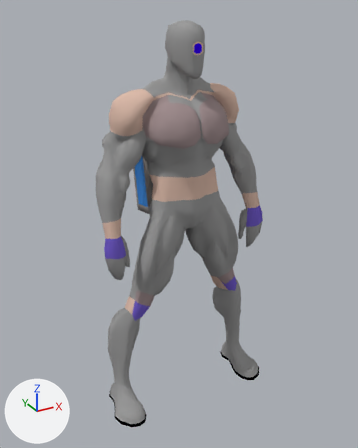
Renders of the Blender file Badass_Upgrade/DESIGN/GrupoB/Enemies/Enemy_03/enemy3_v2.blend from each side of a commit.
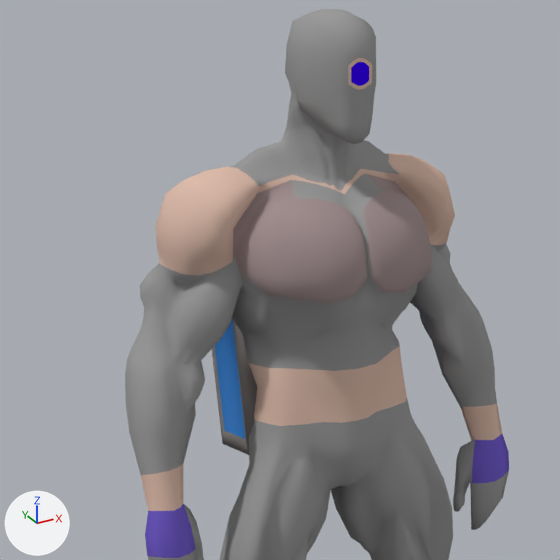
There are two pictures of each version: one whole from a 50 mm camera at (-4.79, -8.36, 8.5) aimed at (0.08, 0.49, 4.07), one close up on the part from 11% to 80% of the width and 4% to 58% of the height. Every picture has the same lights, and +X, +Y and +Z are marked at lower left.

In view in the first close-up: 'Robot'.
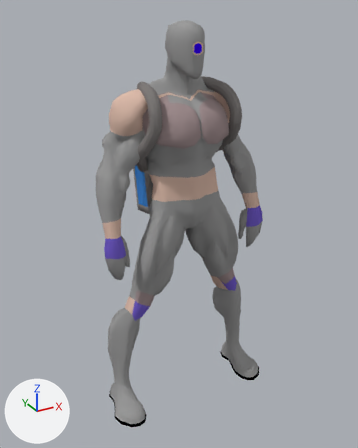
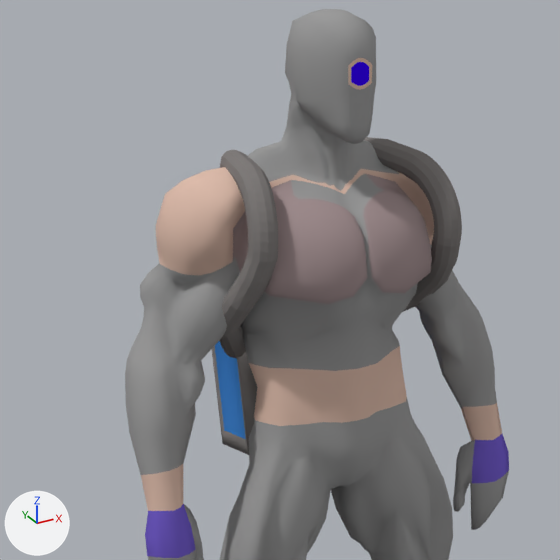
Location of each change, (x1, y1, x2, y2) in pixels of the close-ups (560 x 560 px):
part 1 of me_cube, added
    after: (364, 137, 462, 312)
part 2 of me_cube, added
    after: (219, 150, 278, 358)

What the commit changed:
Material 'Material_enemic03' (mat_material_enemic03) is new.
Its base color is (0.22, 0.206, 0.2) (grey #817d7c).
Material 'Material_enemic03.002' (mat_material_enemic03_002) is new.
Its base color is (0.22, 0.206, 0.2) (grey #817d7c).
me_cube is used by ob_robot; location (0.03, 0.13, 5.0); scale (0.49, 0.49, 0.49).
me_cube had 2611 vertices, 2875 faces and spanned x -4.0..4.0, y -1.6..3.3, z -10.3..6.6.
me_cube now has 3235 vertices, 3475 faces and spans x -4.0..4.0, y -1.6..3.3, z -10.3..6.6.
me_cube part 1: a new loose piece of 312 vertices spanning x 0.7..2.3, y -1.1..1.8, z 0.8..4.5, in mat_material_enemic03 (grey #817d7c).
me_cube part 2: a new loose piece of 312 vertices spanning x -2.2..-0.7, y -1.0..1.9, z 0.7..4.4, in mat_material_enemic03_002 (grey #817d7c).
me_cube now uses material mat_material_enemic03 (grey #817d7c).
me_cube now uses material mat_material_enemic03_002 (grey #817d7c).
